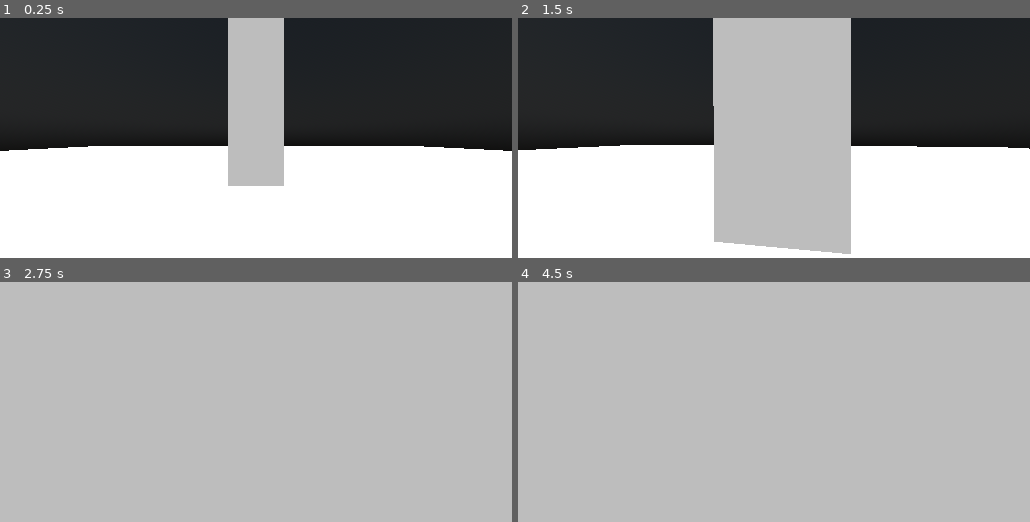
Above: before the commit, frames 1-4 (two rows, left to right).
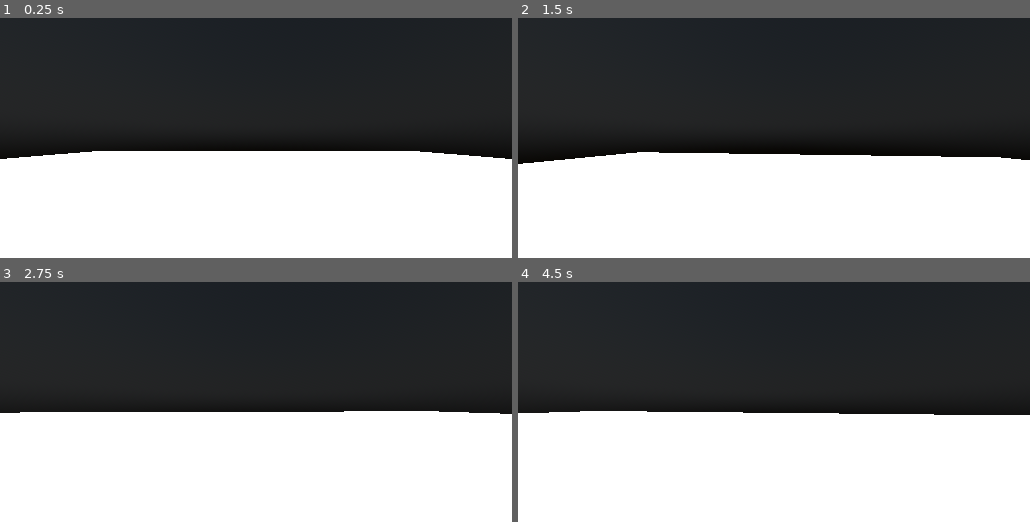
Above: after the commit, the same moments.

Repository: D7x8/Jame-Gam-28
Game: Godot game, scene res://main.tscn
The game is run twice, just before and just after one commit, with the same random seed, the same clock (stepped at 60 frames per second) and the same inputs.
Inputs (mouse positions are in pixels of both pictures, inside the frame that each line leads up to):
- Up to frame 1 (0.25 s): no input
- Up to frame 2 (1.5 s): move the mouse to (799, 138) at 0.52 s; hold W (forward) from 0.53 s (still down); tap E (interact) at 0.6 s; tap Space (jump) at 0.77 s; move the mouse to (748, 138) at 1.27 s; tap Shift (sprint) at 1.35 s
- Up to frame 3 (2.75 s): keep holding W (forward); tap Space (jump) at 1.52 s; move the mouse to (266, 397) at 2.02 s; tap E (interact) at 2.1 s
- Up to frame 4 (4.5 s): keep holding W (forward); move the mouse to (768, 406) at 2.77 s; tap Shift (sprint) at 2.85, 4.35 s; tap Space (jump) at 3.02, 3.77 s; move the mouse to (809, 404) at 3.52 s; tap E (interact) at 3.6 s; tap Enter at 4.25 s; move the mouse to (733, 399) at 4.27 s

The runs differ from the first frame. In frame 1, 9.8% of the frame differs, in the area x 0-100%, y 0-70%; in frame 2, 29%; in frame 3, 100%, in the area x 0-100%, y 0-100%; in frame 4, 100%.

Commit message:
flower grow

Diff:
--- /dev/null
+++ b/Flower/flower.gd
@@ -0,0 +1,9 @@
+extends StaticBody3D
+
+# Called when the node enters the scene tree for the first time.
+func _ready():
+	scale = Vector3(1, 1, 1)
+
+# Called every frame. 'delta' is the elapsed time since the previous frame.
+func _process(delta):
+	scale.y += 0.0005
--- /dev/null
+++ b/Flower/flower.tscn
@@ -0,0 +1,22 @@
+[gd_scene load_steps=5 format=3 uid="uid://c2livv8pre4wn"]
+
+[ext_resource type="Script" path="res://Flower/flower.gd" id="1_ieosc"]
+[ext_resource type="Material" uid="uid://bb43ngplsfis2" path="res://addons/flexible_toon_shader/FlexibleToonMaterial.tres" id="1_s56fb"]
+
+[sub_resource type="BoxMesh" id="BoxMesh_78u6r"]
+material = ExtResource("1_s56fb")
+
+[sub_resource type="BoxShape3D" id="BoxShape3D_qj8ow"]
+size = Vector3(1, 6.65332, 1)
+
+[node name="Flower" type="StaticBody3D"]
+script = ExtResource("1_ieosc")
+metadata/_edit_group_ = true
+
+[node name="Mesh" type="MeshInstance3D" parent="."]
+transform = Transform3D(2.99965, 0, 0, 0, 2.99965, 0, 0, 0, 2.99965, 0, 1, 0)
+mesh = SubResource("BoxMesh_78u6r")
+
+[node name="Collider" type="CollisionShape3D" parent="."]
+transform = Transform3D(3, 0, 0, 0, 0.45, 0, 0, 0, 3, 0, 1, 0)
+shape = SubResource("BoxShape3D_qj8ow")
--- a/main.tscn
+++ b/main.tscn
@@ -1,7 +1,8 @@
-[gd_scene load_steps=11 format=3 uid="uid://cityhmurcx2b8"]
+[gd_scene load_steps=10 format=3 uid="uid://cityhmurcx2b8"]
 
 [ext_resource type="PackedScene" uid="uid://da6p7xugiti5x" path="res://player.tscn" id="1_f4pid"]
 [ext_resource type="Material" uid="uid://bb43ngplsfis2" path="res://addons/flexible_toon_shader/FlexibleToonMaterial.tres" id="2_g7k4f"]
+[ext_resource type="PackedScene" uid="uid://c2livv8pre4wn" path="res://Flower/flower.tscn" id="3_8wi5e"]
 
 [sub_resource type="PlaneMesh" id="PlaneMesh_cblll"]
 material = ExtResource("2_g7k4f")
@@ -23,12 +24,6 @@
 ssao_enabled = true
 
 [sub_resource type="CameraAttributesPractical" id="CameraAttributesPractical_iti21"]
-
-[sub_resource type="BoxMesh" id="BoxMesh_78u6r"]
-material = ExtResource("2_g7k4f")
-
-[sub_resource type="BoxShape3D" id="BoxShape3D_qj8ow"]
-size = Vector3(1, 6.65332, 1)
 
 [node name="Main" type="Node3D"]
 
@@ -53,14 +48,4 @@
 environment = SubResource("Environment_o5a6t")
 camera_attributes = SubResource("CameraAttributesPractical_iti21")
 
-[node name="Flower" type="StaticBody3D" parent="."]
-transform = Transform3D(1, 0, 0, 0, 1, 0, 0, 0, 1, 0, 9.97469, -9.79115)
-metadata/_edit_group_ = true
-
-[node name="Mesh" type="MeshInstance3D" parent="Flower"]
-transform = Transform3D(3, 0, 0, 0, 20, 0, 0, 0, 3, 0, 0, 0)
-mesh = SubResource("BoxMesh_78u6r")
-
-[node name="Collider" type="CollisionShape3D" parent="Flower"]
-transform = Transform3D(3, 0, 0, 0, 3, 0, 0, 0, 3, 0, 0, 0)
-shape = SubResource("BoxShape3D_qj8ow")
+[node name="Flower" parent="." instance=ExtResource("3_8wi5e")]
